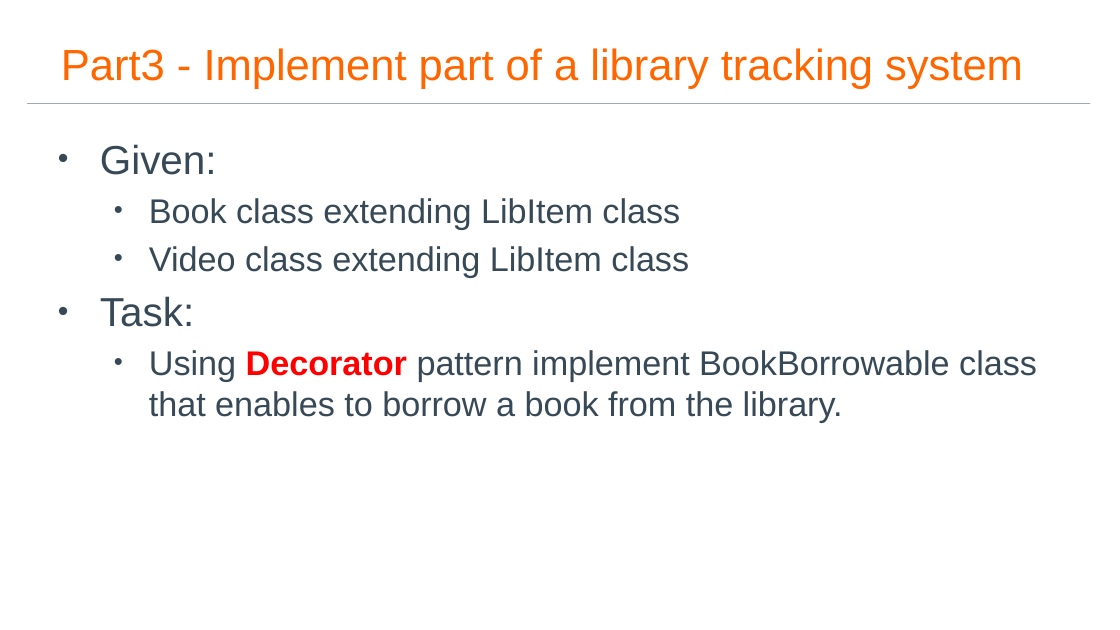
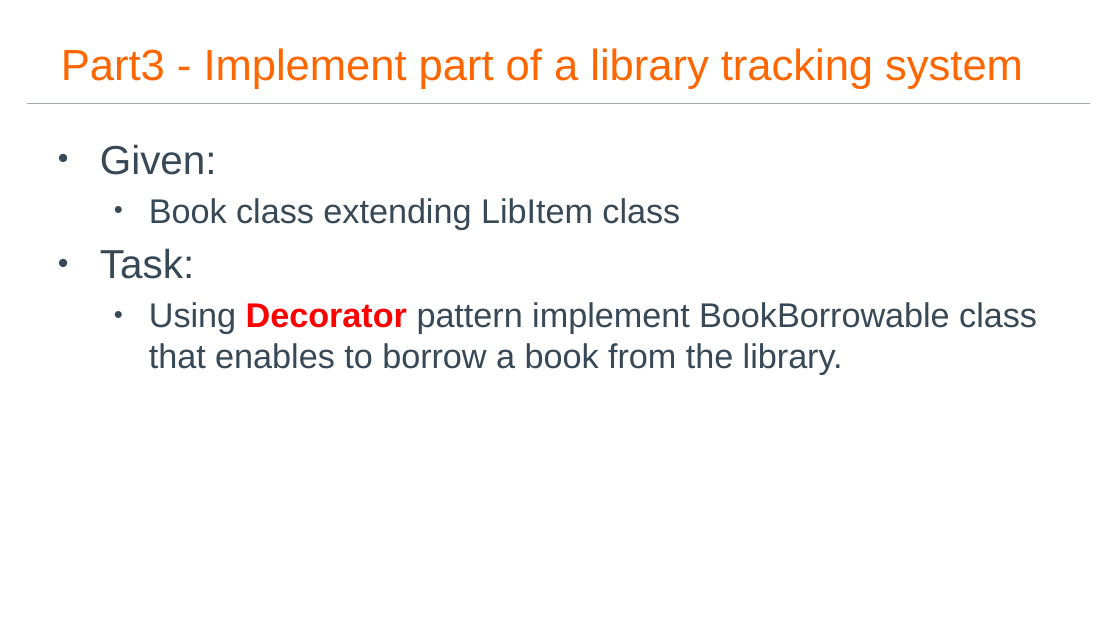
Before and after one commit to hguillou/Jan2017_DesignPatternsTraining, a slide deck: slide 21 of Documents/Design Patterns Presentation.pptx. Drawn at 1120x630 pixels with LibreOffice and Linux fonts; fonts in the diff are those of the drawing; background and template pictures are left out. Boxes give left, top, right and bottom in pixels: in the first picture for what was removed or moved away, otherwise in the second. Text is boxed around its words. In the diff, an @@ line names an element or a change of style, - is before the commit and + after.

```diff
--- a/Documents/Design Patterns Presentation.pptx
+++ b/Documents/Design Patterns Presentation.pptx
@@ text at [149,246,689,277]: paragraph removed @@
-  • Video class extending LibItem class
```
Also in this commit, not shown: 9 other slides changed.
